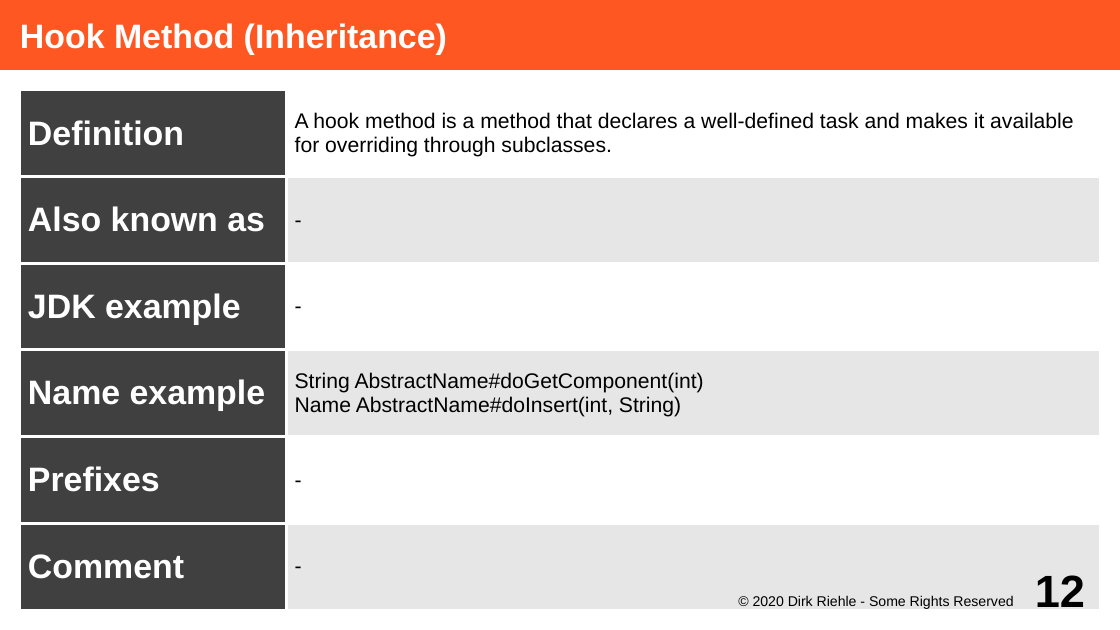
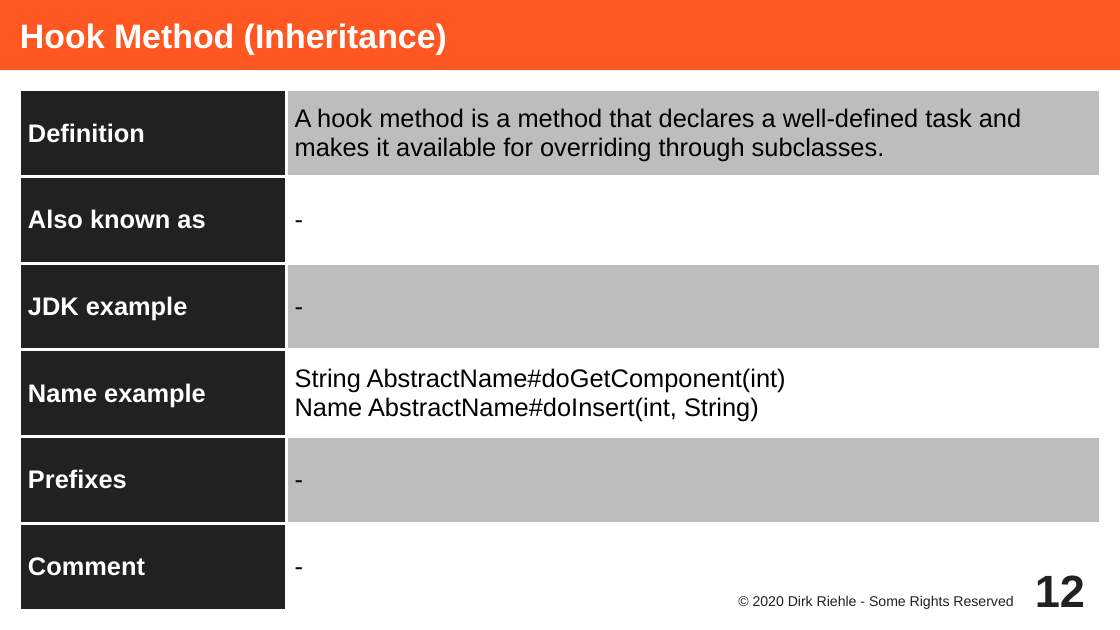
Before and after one commit to dirkriehle/adap-course, a slide deck: slide 12 of Lecture Slides/ADAP C02 - Method Properties.odp. Drawn at 1120x630 pixels with LibreOffice and Linux fonts; fonts in the diff are those of the drawing. Boxes give left, top, right and bottom in pixels: in the first picture for what was removed or moved away, otherwise in the second. Text is boxed around its words. In the diff, an @@ line names an element or a change of style, - is before the commit and + after.

```diff
--- a/Lecture Slides/ADAP C02 - Method Properties.odp
+++ b/Lecture Slides/ADAP C02 - Method Properties.odp
@@ table at (20, 90, 1101, 611) @@
@@ fill #404040 to #212121 in 6 cells @@
@@ fill #FFFFFF to #BDBDBD in 3 cells @@
@@ fill #E6E6E6 to #FFFFFF in 3 cells @@
@@ size 24 to 18 pt in "Definition", "Also known as", "JDK example", "Name example" and 2 more places @@
@@ size 15 to 18 pt in "A hook method is a method that ...", "-", "-", "String AbstractName#doGetComponent(int)" and 3 more places @@
@@ borders changed @@
@@ page number at (1035, 575, 1085, 607): text colour #000000 to #212121 @@
@@ text "© 2020 Dirk Riehle - ..." at (753, 595, 1013, 609): text colour #000000 to #212121 @@
```
Also in this commit, not shown: 19 other slides changed, 3 other files.
